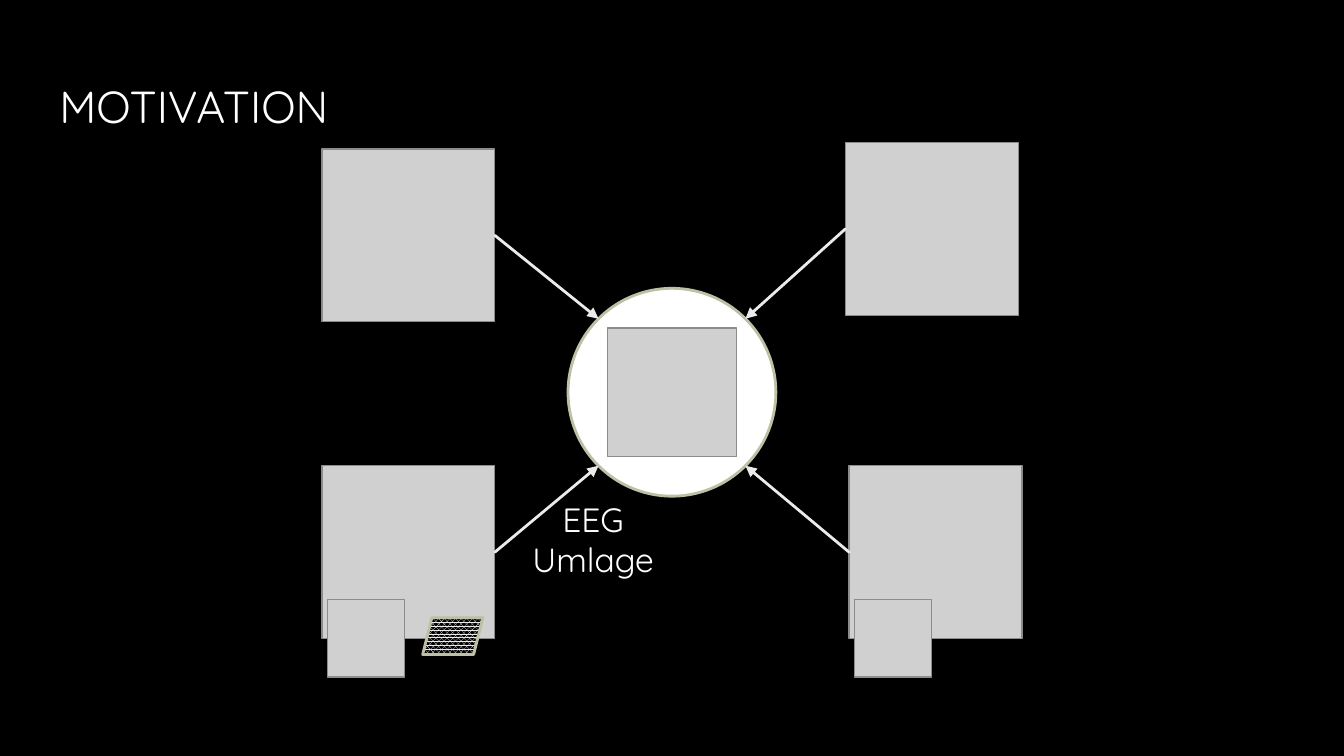
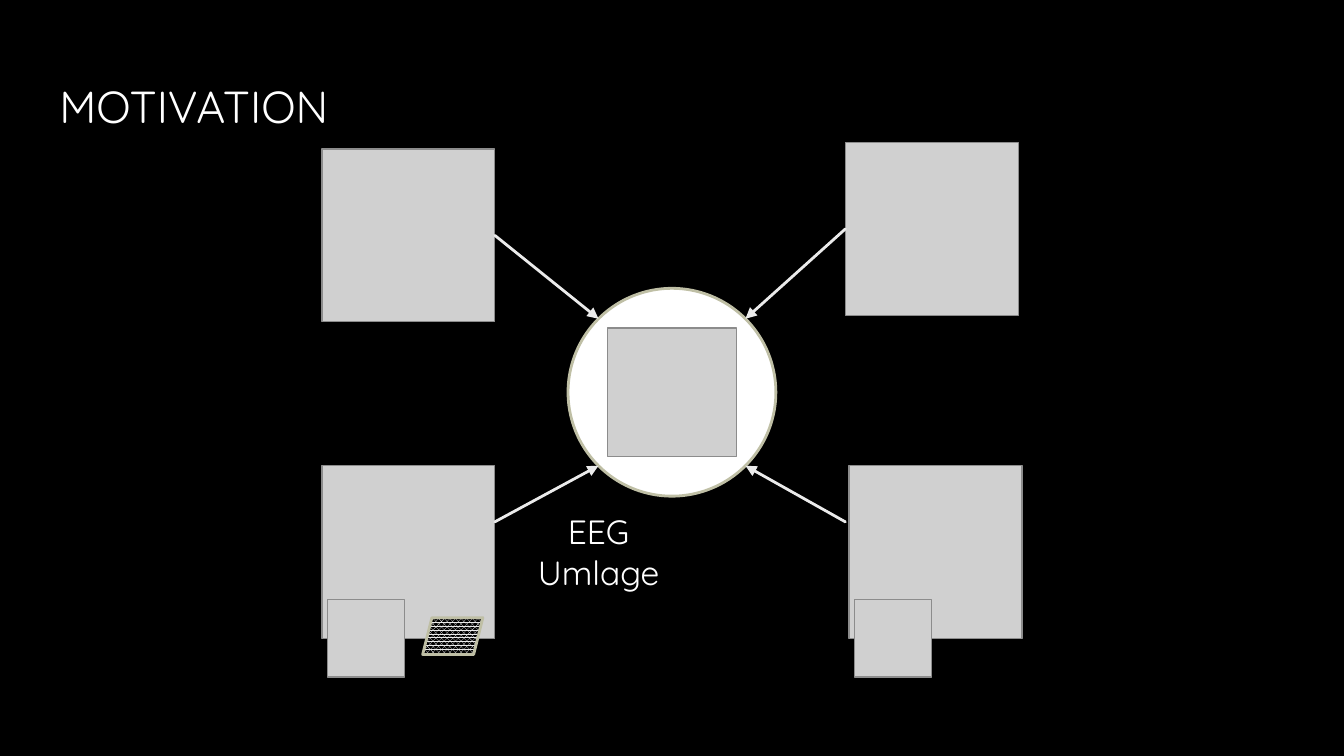
Before and after one commit to JacobEberhardt/decentralized-energy-trading, a slide deck: slide 3 of documentation/Milestone Presentation.pptx. Drawn at 1344x756 pixels with LibreOffice and Linux fonts; fonts in the diff are those of the drawing; grey boxes stand for pictures; background and template pictures are left out. Boxes give left, top, right and bottom in pixels: in the first picture for what was removed or moved away, otherwise in the second. Text is boxed around its words. In the diff, an @@ line names an element or a change of style, - is before the commit and + after.

```diff
--- a/documentation/Milestone Presentation.pptx
+++ b/documentation/Milestone Presentation.pptx
@@ arrow moved from (495, 552) - (598, 466) to (495, 521) - (598, 466) @@
@@ arrow moved from (849, 552) - (746, 466) to (845, 521) - (746, 466) @@
@@ text "EEG Umlage" rewrapped from [532, 497, 653, 579] to [538, 520, 659, 592] @@
```
Also in this commit, not shown: 8 other slides changed, 10 slides added, 2 slides removed.
